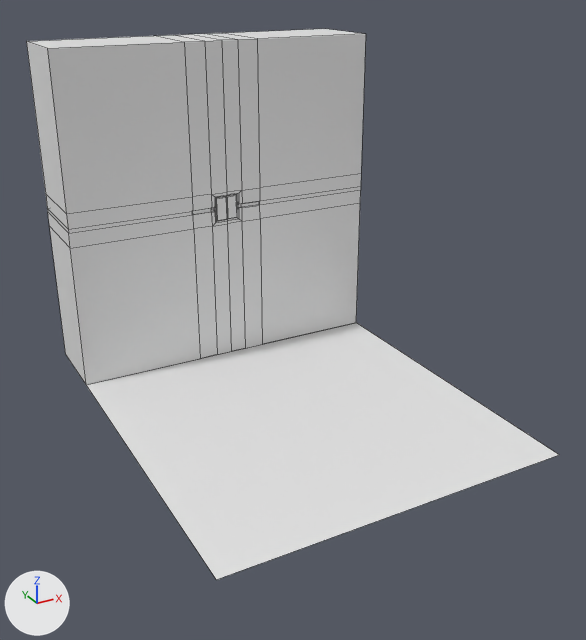
Renders of the Blender file Stowaway/Content/Assets/StorageRoom.blend from each side of a commit.
Both versions are drawn from a 50 mm lens placed at (-4.06, -7.11, 4.82), pointed at (0.1, 0.46, 1.03). Arrows for +X, +Y and +Z are at lower left; the lights stay in place. Mesh edges are drawn as thin lines.

Names of what the first picture shows: 'Ground', 'LeftBarrier', 'RightBarrier', 'Wall'.
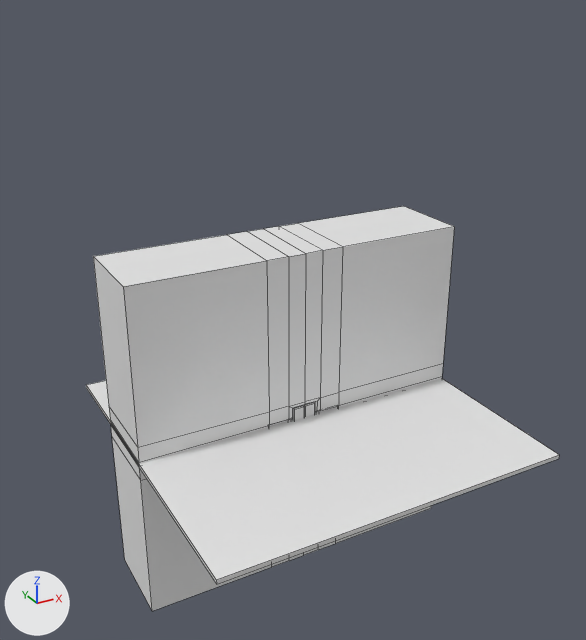
Where the change shows, as pixel boxes [x1, y1, x2, y2] in the pictures (586 x 640 px):
'Wall', moved
    before: [27, 29, 366, 385]
    after: [93, 206, 454, 611]
'Ground', reshaped
    before: [87, 323, 559, 580]
    after: [86, 379, 559, 584]
'LeftBarrier', moved
    before: [214, 196, 227, 221]
    after: [292, 405, 304, 420]
'RightBarrier', moved
    before: [226, 194, 237, 219]
    after: [304, 402, 315, 417]

The change, as a list of edits to the scene's bpy script:
```text
Change me_plane:
    where me_plane.from_pydata(...)  # 4 vertices, 1 face; spans x -1.0..1.0, y -1.0..1.0, z 0.0
    used by ob_ground; location = (0.0, 0.0, 0.0); scale = (2.0, 2.0, 1.0)
    verts and faces of me_plane; kept vertices keep their numbers, new ones are numbered from 4
    before: 0 (-1.0, -1.0, 0.0) at pixel (216, 579), 1 (1.0, -1.0, 0.0) at pixel (559, 454), 2 (-1.0, 1.0, 0.0) at pixel (86, 384), 3 (1.0, 1.0, 0.0) at pixel (356, 322)
    me_plane part 1
    add delete_faces([(0, 1, 3, 2)])
    add for new, old in zip([*range(4, 8)], [*range(0, 4)]): verts[new] = verts[old] + (0.0, 0.0, -0.05)
    add faces += [(0, 2, 3, 1), (4, 5, 7, 6), (1, 3, 7, 5), (0, 4, 6, 2), (2, 6, 7, 3), (0, 1, 5, 4)]
Change ob_wall:
    ob_wall.location: (0.0, 2.0, 2.0) -> (0.0, 0.0, 0.0)
Change ob_leftbarrier:
    ob_leftbarrier.location: (0.0, 2.0, 2.0) -> (0.0, 0.0, 0.0)
Change ob_rightbarrier:
    ob_rightbarrier.location: (0.0, 2.0, 2.0) -> (0.0, 0.0, 0.0)
```
